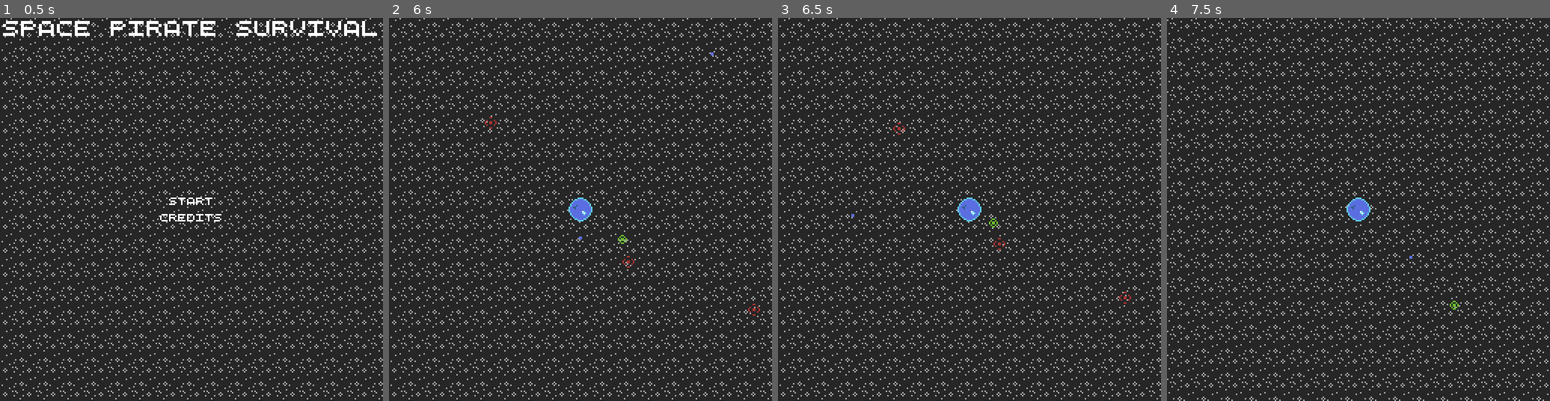
Above: before the commit, frames 1-4 (left to right).
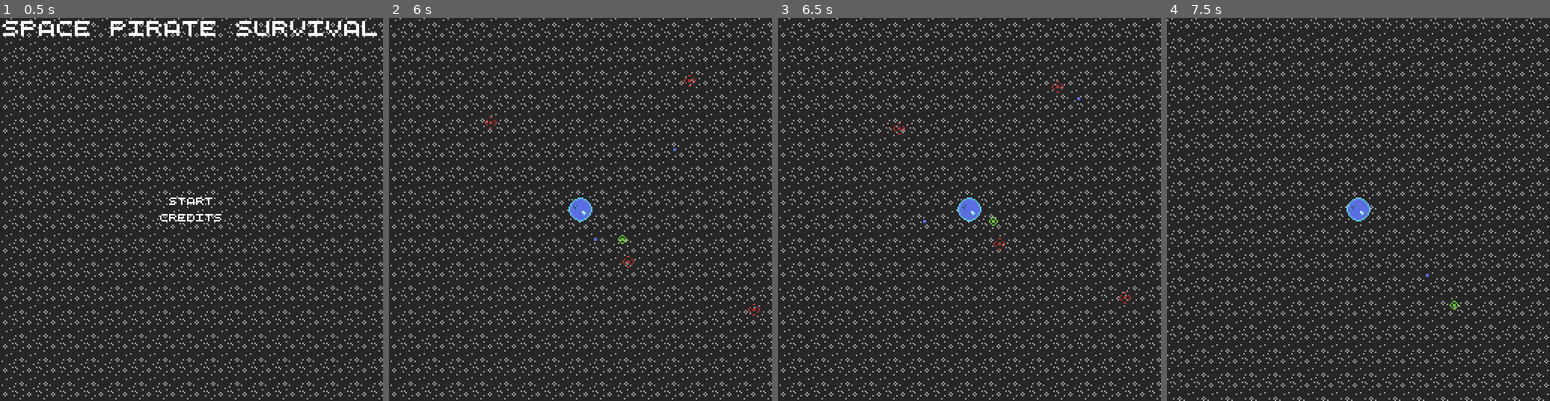
Above: after the commit, the same moments.

Repository: WinterAtne/Space-Pirate-Survival
Game: Godot game, scene res://scenes/main.tscn
Two runs of this game, one before a commit and one after it. Both use one fixed random seed, a clock stepped at 60 frames per second and the inputs below.
Inputs (mouse positions are in pixels of both pictures, inside the frame that each line leads up to):
- Up to frame 1 (0.5 s): no input
- Up to frame 2 (6 s): click "Start" at 0.5 s; tap Enter at 1.25 s; move the mouse to (561, 286) at 1.27 s; hold Space (accelerate) 1.28-2.78 s; click (561, 286) at 1.35 s; move the mouse to (695, 266) at 2.02 s; click (695, 266) at 2.1 s; move the mouse to (465, 152) at 2.77 s; click (465, 152) at 2.85 s; tap Space (accelerate) at 3.5 s; move the mouse to (599, 209) at 3.52 s; click (599, 209) at 3.6 s; move the mouse to (523, 113) at 4.27 s; click (523, 113) at 4.35 s; move the mouse to (664, 190) at 5.02 s; hold Space (accelerate) from 5.03 s (still down); click (664, 190) at 5.1 s; move the mouse to (503, 228) at 5.77 s; click (503, 228) at 5.85 s
- Up to frame 3 (6.5 s): keep holding Space (accelerate)
- Up to frame 4 (7.5 s): move the mouse to (1396, 125) at 6.52 s; click (1396, 125) at 6.6 s; release Space (accelerate) at 7.25 s; click "Try Again" at 7.25 s

Frame 1 is identical in both runs. In frame 2, less than 0.1% of the frame differs, in the area x 49-85%, y 8-59%; in frame 3, less than 0.1%, in the area x 19-79%, y 16-55%; in frame 4, less than 0.1%.

Commit message:
Fixed bugs related to torpedos
Fixed the bug where they continue after hitting something. And Fixed the bug that their speed is controlled by the player and not their own local speed variable

Diff:
--- a/scenes/hurtbox.gd
+++ b/scenes/hurtbox.gd
@@ -3,4 +3,5 @@
 func _on_body_entered(body) -> void:
 	#It can collide with itself so we need to make sure it doesn't
 	if body.has_method("damage") and not get_parent() == body:
-		body.damage()
+		await get_tree().physics_frame
+		body.damage.call_deferred()
--- a/scenes/player.gd
+++ b/scenes/player.gd
@@ -1,7 +1,6 @@
 extends RigidBody2D
 
 const acceleration : float = 5.0
-const torpedo_speed : float = 10000
 
 @export var torpedo : PackedScene
 
@@ -25,7 +24,7 @@
 	get_parent().add_child(instanced_torpedo)
 	instanced_torpedo.position = facing * 10 + global_position;
 
-	instanced_torpedo.apply_central_force(facing * torpedo_speed)
+	instanced_torpedo._go_towards(facing)
 
 
 func damage() -> void:
--- a/scenes/ship.gd
+++ b/scenes/ship.gd
@@ -7,5 +7,9 @@
 	apply_central_force(force_direction * speed)
 
 
+func _go_towards(direction : Vector2) -> void:
+	apply_central_force(direction * speed)
+
+
 func damage() -> void:
 	queue_free()
--- a/scenes/ship.tscn
+++ b/scenes/ship.tscn
@@ -20,6 +20,7 @@
 [node name="GravityObject" parent="." instance=ExtResource("1_fboxx")]
 
 [node name="Hurtbox" parent="." instance=ExtResource("4_amvcd")]
+collision_layer = 1
 
 [node name="CollisionShape2D" type="CollisionShape2D" parent="Hurtbox"]
 shape = SubResource("CircleShape2D_y4a83")
--- a/scenes/torpedo.tscn
+++ b/scenes/torpedo.tscn
@@ -1,18 +1,29 @@
-[gd_scene load_steps=4 format=3 uid="uid://pc4t7461wbx8"]
+[gd_scene load_steps=6 format=3 uid="uid://pc4t7461wbx8"]
 
-[ext_resource type="PackedScene" uid="uid://j7vqb66401co" path="res://scenes/ship.tscn" id="1_8exsb"]
+[ext_resource type="Script" path="res://scenes/ship.gd" id="1_un0qu"]
 [ext_resource type="Texture2D" uid="uid://byqr2iitrsnxy" path="res://assets/sprites/torpedo.png" id="2_4wte6"]
+[ext_resource type="PackedScene" uid="uid://bvuiqs22t8vbo" path="res://scenes/gravity_object.tscn" id="3_whlnu"]
+[ext_resource type="PackedScene" uid="uid://cgkbeytfggb7p" path="res://scenes/hurtbox.tscn" id="4_5hjqb"]
 
 [sub_resource type="RectangleShape2D" id="RectangleShape2D_ryj34"]
 size = Vector2(2, 2)
 
-[node name="Torpedo" instance=ExtResource("1_8exsb")]
-speed = 600.0
+[node name="Torpedo" type="RigidBody2D"]
+script = ExtResource("1_un0qu")
+speed = 5000.0
 
-[node name="Sprite" parent="." index="0"]
+[node name="Sprite" type="Sprite2D" parent="."]
 texture = ExtResource("2_4wte6")
 
-[node name="CollisionShape2D" parent="." index="1"]
+[node name="CollisionShape2D" type="CollisionShape2D" parent="."]
+shape = SubResource("RectangleShape2D_ryj34")
+
+[node name="GravityObject" parent="." instance=ExtResource("3_whlnu")]
+
+[node name="Hurtbox" parent="." instance=ExtResource("4_5hjqb")]
+collision_layer = 1
+
+[node name="CollisionShape2D" type="CollisionShape2D" parent="Hurtbox"]
 shape = SubResource("RectangleShape2D_ryj34")
 
 [editable path="Hurtbox"]
